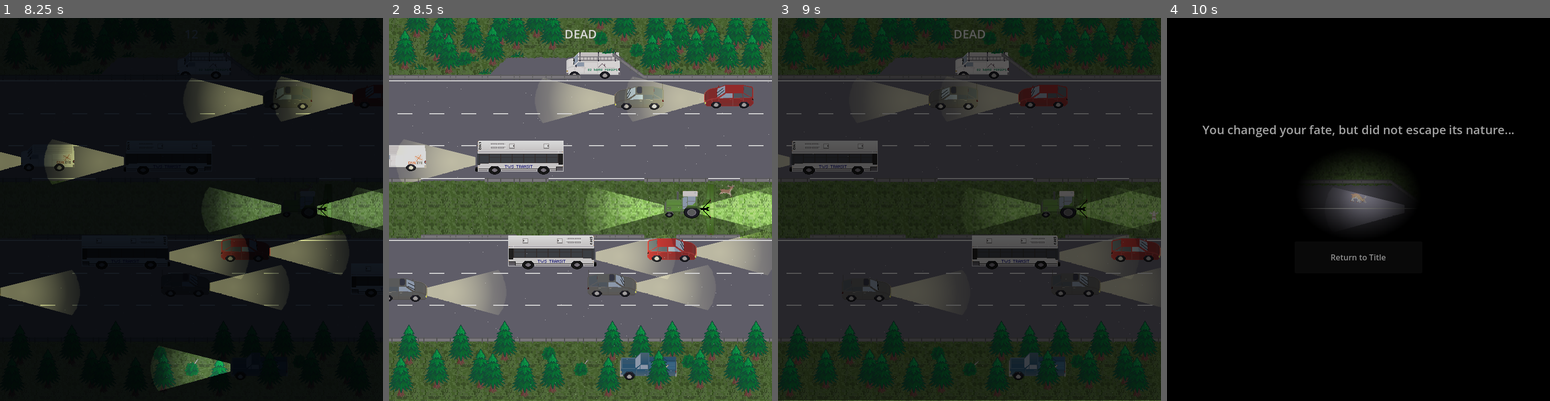
Above: before the commit, frames 1-4 (left to right).
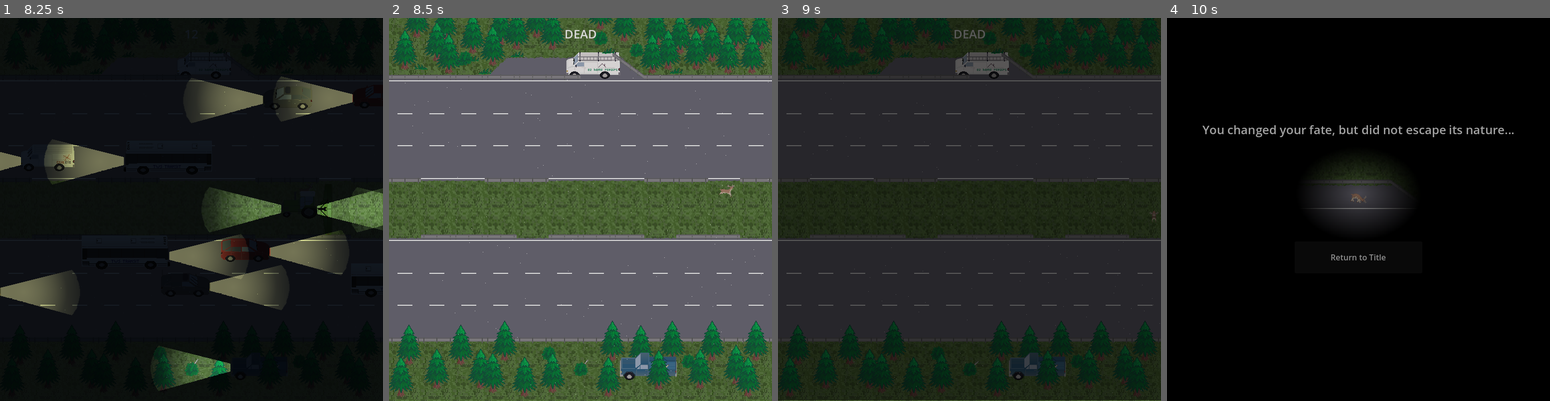
Above: after the commit, the same moments.

Repository: Pedro-T/deer-in-the-headlights
Game: Godot game, scene res://Main.tscn
The game is run twice, just before and just after one commit, with the same random seed, the same clock (stepped at 60 frames per second) and the same inputs.
Inputs:
- Up to frame 1 (8.25 s): click "Start Game" at 0.5 s; hold D (move_right) 1.28-2.03 s; hold S (move_down) 2.03-2.78 s; hold D (move_right) 2.78-3.53 s; hold W (move_up) 3.53-4.28 s; hold A (move_left) 4.28-5.78 s; hold S (move_down) 5.78-6.53 s; hold D (move_right) 6.53-7.28 s; hold W (move_up) 7.28-8.03 s; hold D (move_right) from 8.03 s (still down)
- Up to frame 2 (8.5 s): keep holding D (move_right)
- Up to frame 3 (9 s): release D (move_right) at 8.78 s; hold S (move_down) from 8.78 s (still down)
- Up to frame 4 (10 s): release S (move_down) at 9.53 s; hold A (move_left) from 9.53 s (still down)

Frame 1 is identical in both runs. In frame 2, 17% of the frame differs, in the area x 0-100%, y 15-78%; in frame 3, 9.8%; in frame 4, 0.7%.

Commit message:
hide vehicles and tractors on loss to prevent odd display fixes #94

Diff:
--- a/deer-in-the-headlights/game_manager.gd
+++ b/deer-in-the-headlights/game_manager.gd
@@ -54,19 +54,21 @@
         $CrashEffectPlayer.play()
     info_label.text = "ESCAPED" if ending == GameEnding.ESCAPED else "DEAD"
     hunter_truck.toggle_lights()
-    _halt_spawns()
+    screens.show_game_over(ending)
+    _clear_stage()
     weather.stop()
     game_timer.stop()
     firing_timer.stop()
-    screens.show_game_over(ending)
+
     night_canvas.visible = false
 
 func trigger_shot() -> void:
     hunter.fire()
     firing_timer.start()
 
-func _halt_spawns() -> void:
+func _clear_stage() -> void:
     vehicle_spawner.stop()
+    stage.reset()
 
 enum GameEnding {
     RUN_OVER,
--- a/deer-in-the-headlights/stage.gd
+++ b/deer-in-the-headlights/stage.gd
@@ -3,3 +3,10 @@
 func start_all() -> void:
     $Tractor.start()
     $Tractor2.start()
+
+func reset() -> void:
+    $Tractor.clear()
+    $Tractor2.clear()
+    for n in $VehicleContainer/VehicleSpawnController.get_children():
+        if n is Vehicle:
+            n.queue_free()
--- a/deer-in-the-headlights/vehicle/tractor.gd
+++ b/deer-in-the-headlights/vehicle/tractor.gd
@@ -18,6 +18,10 @@
         moving = false
         visible = false
 
+func clear() -> void:
+    moving = false
+    visible = false
+
 func _reset() -> void:
     position = RESET_POS
 
